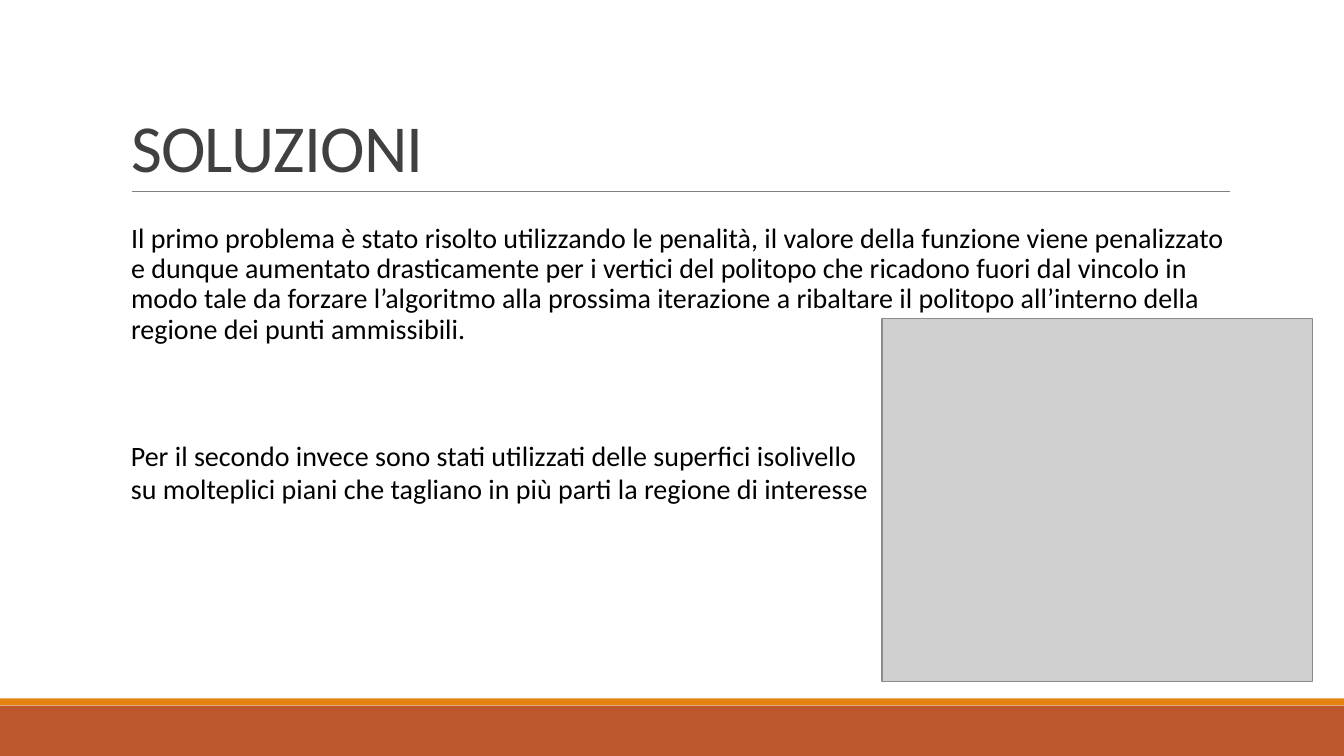
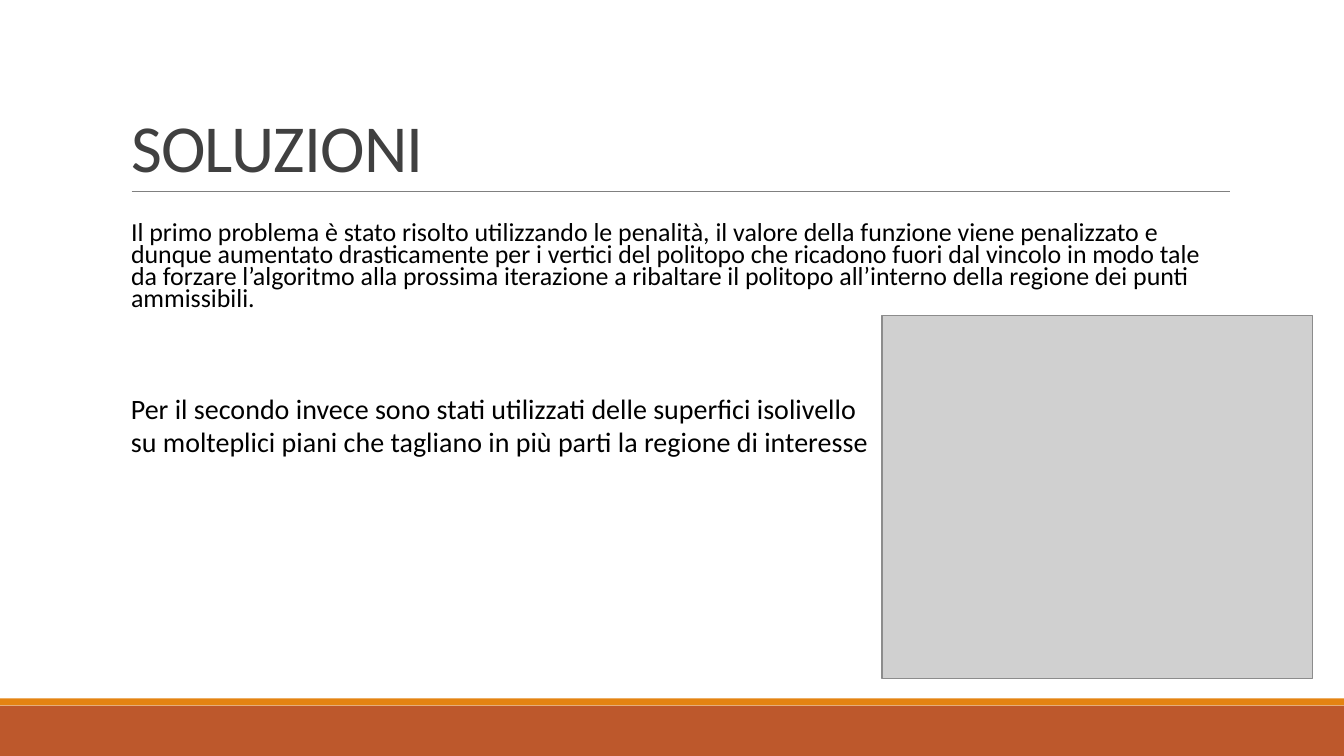
Before and after one commit to baldimario/Simplex, a slide deck: slide 12 of IDENTICAZIONE SISTEMA DI CARICHE PUNTIFORMI DA MISURE DI.pptx. Drawn at 1344x756 pixels with LibreOffice and Linux fonts; fonts in the diff are those of the drawing; grey boxes stand for pictures. Boxes give left, top, right and bottom in pixels: in the first picture for what was removed or moved away, otherwise in the second. Text is boxed around its words. In the diff, an @@ line names an element or a change of style, - is before the commit and + after.

```diff
--- a/IDENTICAZIONE SISTEMA DI CARICHE PUNTIFORMI DA MISURE DI.pptx
+++ b/IDENTICAZIONE SISTEMA DI CARICHE PUNTIFORMI DA MISURE DI.pptx
@@ text "Il primo problema è stato ..." at (131, 223, 1200, 308): size 20 to 18.5 pt; line spacing 0.9 to 0.7 @@
@@ text "Per il secondo invece sono ...": place and size @@
-text "Per il secondo invece sono ..." at (131, 446, 867, 504)
+text "Per il secondo invece sono ..." at (131, 399, 867, 457)
```
Also in this commit, not shown: 3 other slides changed, 2 slides added, 1 other file.
